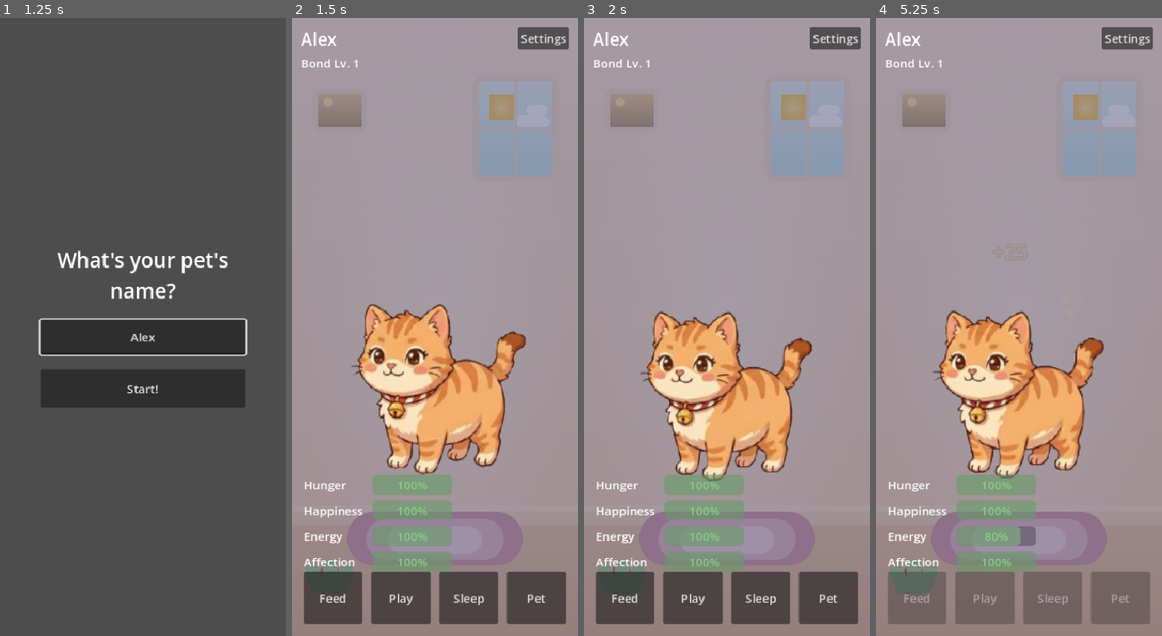
Above: before the commit, frames 1-4 (left to right).
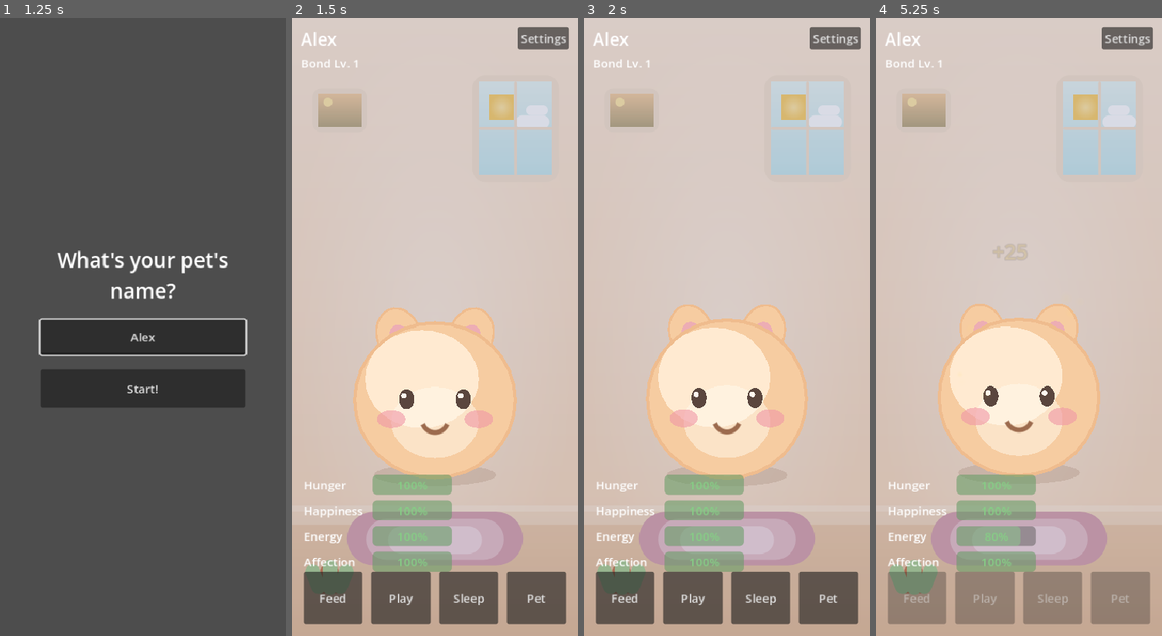
Above: after the commit, the same moments.

Repository: cvalera18/pets
Game: Godot game, scene res://scenes/main/Main.tscn
Same seed, same stepped clock (60 frames per second), same inputs: the game is played once before the commit and once after it.
Inputs (mouse positions are in pixels of both pictures, inside the frame that each line leads up to):
- Up to frame 1 (1.25 s): click (143, 339) at 0.52 s; type "Alex" at 0.6 s
- Up to frame 2 (1.5 s): click "Start!" at 1.25 s
- Up to frame 3 (2 s): no input
- Up to frame 4 (5.25 s): click "Play" at 2 s; drag from (1019, 382) to (1047, 191) at 2.77 s; drag from (961, 357) to (1004, 450) at 3.52 s; click "Play" at 4.25 s; move the mouse to (1047, 191) at 5.02 s; click (1047, 191) at 5.17 s

Frame 1 is identical in both runs. In frame 2, 88% of the frame differs, in the area x 0-100%, y 0-100%; in frame 3, 88%; in frame 4, 95%.

Commit message:
feat(redesign): vector Mochi cat + softer room tint
- Mochi.gd: the pet drawn procedurally as a cozy cartoon cat (peach blob body,
  ears, blush cheeks, mood-driven happy/sleep/sad face), replacing the placeholder
  spritesheet. Pet.tscn $Sprite is now a Mochi Node2D; Pet.gd drives its transform
  (procedural breathe/bob/pop) and set_mood() swaps the face.
- Softened the CozyRoom day/dusk/night tints so the warm look isn't washed out.

Co-Authored-By: Claude Opus 4.8 <noreply@anthropic.com>

Diff:
--- /dev/null
+++ b/scenes/pet/Mochi.gd
@@ -0,0 +1,102 @@
+## Mochi.gd
+## The pet, drawn procedurally as a cozy cartoon cat (no art assets), matching
+## the Claude Design "Mochi" mockup: a front-facing peach blob with big ears,
+## blush cheeks and a mood-driven face (happy / sleep / sad).
+##
+## Used as the Pet's visual ($Sprite). Pet.gd drives the transform (procedural
+## breathe / bob / pop) and calls set_mood() when the mood changes.
+class_name Mochi
+extends Node2D
+
+# Mirrors Pet.Mood: 0 = idle/happy, 1 = sleep, 2 = sad.
+var _mood: int = 0
+
+const FUR_RIM   := Color("efbc8e")
+const FUR       := Color("f6cca1")
+const FUR_LIGHT := Color("ffead1")
+const INNER_EAR := Color("edadb4")
+const CHEEK     := Color(0.94, 0.59, 0.65, 0.6)
+const DARK      := Color("5a463e")
+const MOUTH     := Color("9c6b4e")
+const TEAR      := Color("9fd0e8")
+const WHITE     := Color("fff8f0")
+
+
+func set_mood(mood: int) -> void:
+	if _mood == mood:
+		return
+	_mood = mood
+	queue_redraw()
+
+
+func _draw() -> void:
+	# Soft contact shadow.
+	_ellipse(Vector2(0, 80), 56, 10, Color(0.47, 0.33, 0.24, 0.16))
+
+	# Ears (drawn before the body so the body overlaps their base).
+	_ear(-1)
+	_ear(1)
+
+	# Body: rim → fur → top-left highlight → belly highlight.
+	_ellipse(Vector2(0, 13), 75, 71, FUR_RIM)
+	_ellipse(Vector2(0, 13), 72, 68, FUR)
+	_ellipse(Vector2(-12, -6), 52, 44, FUR_LIGHT)
+	_ellipse(Vector2(0, 33), 40, 32, Color(1, 0.98, 0.93, 0.5))
+
+	# Blush cheeks.
+	_ellipse(Vector2(-40, 30), 13, 8, CHEEK)
+	_ellipse(Vector2(40, 30), 13, 8, CHEEK)
+
+	match _mood:
+		1: _face_sleep()
+		2: _face_sad()
+		_: _face_happy()
+
+
+# ─── Faces ────────────────────────────────────────────────────────────────────
+
+func _face_happy() -> void:
+	_eye(Vector2(-26, 12))
+	_eye(Vector2(26, 12))
+	draw_arc(Vector2(0, 30), 12, deg_to_rad(25), deg_to_rad(155), 18, MOUTH, 3.0, true)
+
+
+func _face_sleep() -> void:
+	draw_arc(Vector2(-26, 12), 9, deg_to_rad(20), deg_to_rad(160), 14, DARK, 3.0, true)
+	draw_arc(Vector2(26, 12), 9, deg_to_rad(20), deg_to_rad(160), 14, DARK, 3.0, true)
+	draw_arc(Vector2(0, 32), 6, 0.0, TAU, 20, MOUTH, 2.5, true)
+
+
+func _face_sad() -> void:
+	# Worried brows.
+	draw_line(Vector2(-34, 2), Vector2(-20, 7), DARK, 3.0, true)
+	draw_line(Vector2(34, 2), Vector2(20, 7), DARK, 3.0, true)
+	_ellipse(Vector2(-26, 15), 6, 8, DARK)
+	_ellipse(Vector2(26, 15), 6, 8, DARK)
+	# Frown.
+	draw_arc(Vector2(0, 40), 11, deg_to_rad(205), deg_to_rad(335), 16, MOUTH, 3.0, true)
+	# Tear.
+	_ellipse(Vector2(40, 22), 4, 6, TEAR)
+
+
+func _eye(c: Vector2) -> void:
+	_ellipse(c, 7, 9, DARK)
+	draw_circle(c + Vector2(-2.5, -3.0), 2.5, WHITE)
+
+
+# ─── Shape helpers ────────────────────────────────────────────────────────────
+
+func _ear(side: int) -> void:
+	var center := Vector2(33.0 * side, -45.0)
+	var rot := deg_to_rad(20.0 * side)
+	_ellipse(center, 21, 26, FUR_RIM, rot)
+	_ellipse(center, 19, 24, FUR, rot)
+	_ellipse(center + Vector2(0, 4).rotated(rot), 10, 14, INNER_EAR, rot)
+
+
+func _ellipse(center: Vector2, rx: float, ry: float, color: Color, rot: float = 0.0, segs: int = 32) -> void:
+	var pts := PackedVector2Array()
+	for i in segs:
+		var a := TAU * float(i) / float(segs)
+		pts.append(center + Vector2(cos(a) * rx, sin(a) * ry).rotated(rot))
+	draw_colored_polygon(pts, color)
--- a/scenes/pet/Pet.gd
+++ b/scenes/pet/Pet.gd
@@ -47,7 +47,7 @@
 
 # ─── Child references ─────────────────────────────────────────────────────────
 
-@onready var sprite:           AnimatedSprite2D = $Sprite
+@onready var sprite:           Node2D           = $Sprite
 @onready var interaction_area: Area2D           = $InteractionArea
 
 # ─── State ────────────────────────────────────────────────────────────────────
@@ -301,10 +301,8 @@
 	_haptic(60)
 
 
-func _play_anim(anim_name: String) -> void:
-	if sprite.sprite_frames and sprite.sprite_frames.has_animation(anim_name):
-		sprite.play(anim_name)
-	# If the animation doesn't exist yet (placeholder sprites), fail silently.
+func _play_anim(_anim_name: String) -> void:
+	pass  # Mochi has no SpriteFrames; its face is driven by mood (see _set_mood).
 
 
 func _update_anim_from_stats() -> void:
@@ -353,6 +351,8 @@
 
 func _set_mood(mood: Mood) -> void:
 	_mood = mood
+	if sprite:
+		sprite.set_mood(mood)
 
 
 func _update_mood_from_stats() -> void:
--- a/scenes/pet/Pet.tscn
+++ b/scenes/pet/Pet.tscn
@@ -1,67 +1,16 @@
-[gd_scene load_steps=13 format=3 uid="uid://pets00pet001"]
+[gd_scene load_steps=4 format=3 uid="uid://pets00pet001"]
 
 [ext_resource type="Script" path="res://scenes/pet/Pet.gd" id="1_pet001"]
-[ext_resource type="Texture2D" path="res://assets/sprites/pet/cat_idle_spritesheet.png" id="2_spritesheet"]
+[ext_resource type="Script" path="res://scenes/pet/Mochi.gd" id="2_mochi"]
 
 [sub_resource type="CircleShape2D" id="CircleShape2D_hit"]
-radius = 80.0
-
-[sub_resource type="AtlasTexture" id="AtlasTexture_1"]
-atlas = ExtResource("2_spritesheet")
-region = Rect2(0, 0, 167, 186)
-
-[sub_resource type="AtlasTexture" id="AtlasTexture_2"]
-atlas = ExtResource("2_spritesheet")
-region = Rect2(167, 0, 167, 186)
-
-[sub_resource type="AtlasTexture" id="AtlasTexture_3"]
-atlas = ExtResource("2_spritesheet")
-region = Rect2(334, 0, 167, 186)
-
-[sub_resource type="AtlasTexture" id="AtlasTexture_4"]
-atlas = ExtResource("2_spritesheet")
-region = Rect2(501, 0, 167, 186)
-
-[sub_resource type="AtlasTexture" id="AtlasTexture_5"]
-atlas = ExtResource("2_spritesheet")
-region = Rect2(0, 187, 167, 186)
-
-[sub_resource type="AtlasTexture" id="AtlasTexture_6"]
-atlas = ExtResource("2_spritesheet")
-region = Rect2(167, 187, 167, 186)
-
-[sub_resource type="AtlasTexture" id="AtlasTexture_7"]
-atlas = ExtResource("2_spritesheet")
-region = Rect2(334, 187, 167, 186)
-
-[sub_resource type="AtlasTexture" id="AtlasTexture_8"]
-atlas = ExtResource("2_spritesheet")
-region = Rect2(501, 187, 167, 186)
-
-[sub_resource type="SpriteFrames" id="SpriteFrames_idle"]
-animations = [{
-"frames": [
-{ "duration": 1.0, "texture": SubResource("AtlasTexture_1") },
-{ "duration": 1.0, "texture": SubResource("AtlasTexture_2") },
-{ "duration": 1.0, "texture": SubResource("AtlasTexture_3") },
-{ "duration": 1.0, "texture": SubResource("AtlasTexture_4") },
-{ "duration": 1.0, "texture": SubResource("AtlasTexture_5") },
-{ "duration": 1.0, "texture": SubResource("AtlasTexture_6") },
-{ "duration": 1.0, "texture": SubResource("AtlasTexture_7") },
-{ "duration": 1.0, "texture": SubResource("AtlasTexture_8") }
-],
-"loop": true,
-"name": &"idle",
-"speed": 6.0
-}]
+radius = 90.0
 
 [node name="Pet" type="Node2D"]
 script = ExtResource("1_pet001")
 
-[node name="Sprite" type="AnimatedSprite2D" parent="."]
-sprite_frames = SubResource("SpriteFrames_idle")
-animation = &"idle"
-playing = true
+[node name="Sprite" type="Node2D" parent="."]
+script = ExtResource("2_mochi")
 scale = Vector2(1.5, 1.5)
 
 [node name="InteractionArea" type="Area2D" parent="."]
--- a/theme/Palette.gd
+++ b/theme/Palette.gd
@@ -73,5 +73,5 @@
 const LEAF_B       := Color("7fa86c")
 
 # ─── Time-of-day tint overlays (alpha baked in) ───────────────────────────────
-const TINT_DUSK  := Color(0.91, 0.55, 0.36, 0.26)
-const TINT_NIGHT := Color(0.17, 0.17, 0.36, 0.42)
+const TINT_DUSK  := Color(0.96, 0.66, 0.45, 0.12)
+const TINT_NIGHT := Color(0.30, 0.32, 0.52, 0.20)
